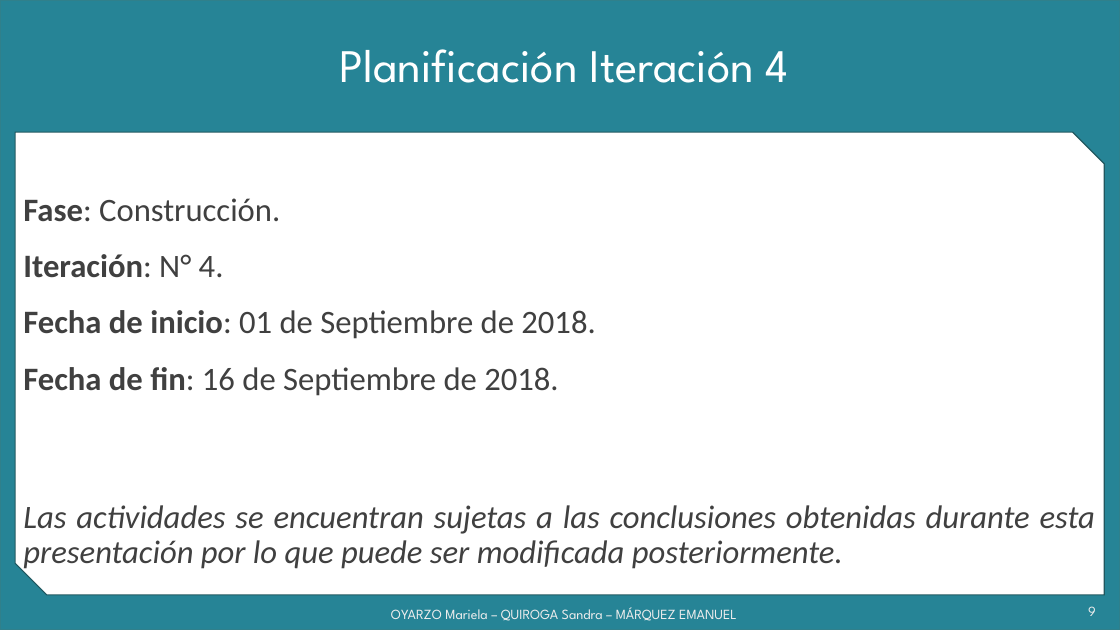
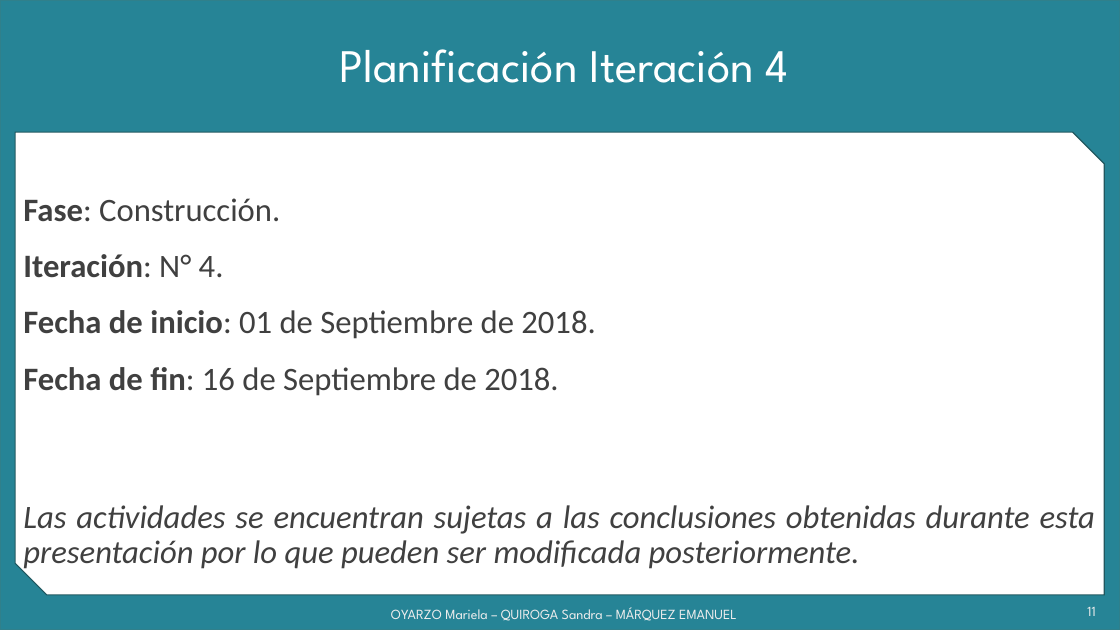
Before and after one commit to grupoyenu/yenu, a slide deck: slide 11 of 08. Presentaciones/Presentación 9 - 31.08.18.pptx (slide 9 before the commit). Drawn at 1120x630 pixels with LibreOffice and Linux fonts; fonts in the diff are those of the drawing; background and template pictures are left out. Boxes give left, top, right and bottom in pixels: in the first picture for what was removed or moved away, otherwise in the second. Text is boxed around its words. In the diff, an @@ line names an element or a change of style, - is before the commit and + after.

```diff
--- a/08. Presentaciones/Presentación 9 - 31.08.18.pptx
+++ b/08. Presentaciones/Presentación 9 - 31.08.18.pptx
@@ text at [23,505,1095,571]: text changed @@
-Las actividades se encuentran sujetas a las conclusiones obtenidas durante esta presentación por lo que puede ser modificada posteriormente.
+Las actividades se encuentran sujetas a las conclusiones obtenidas durante esta presentación por lo que pueden ser modificada posteriormente.
@@ page number at [1087,607,1095,616]: text changed @@
-9
+11
```
Also in this commit, not shown: 10 other slides changed, 2 slides added.
